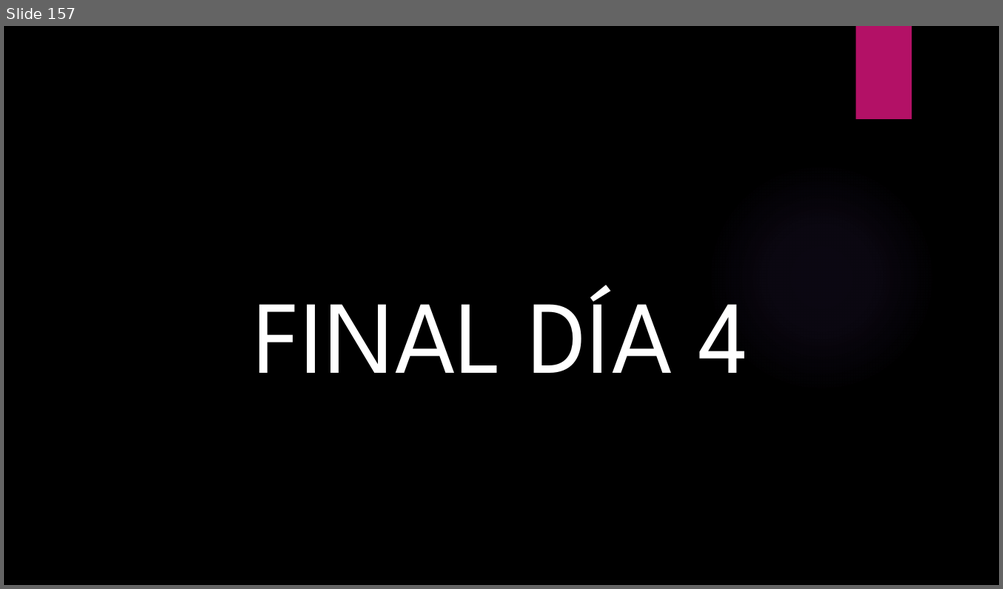
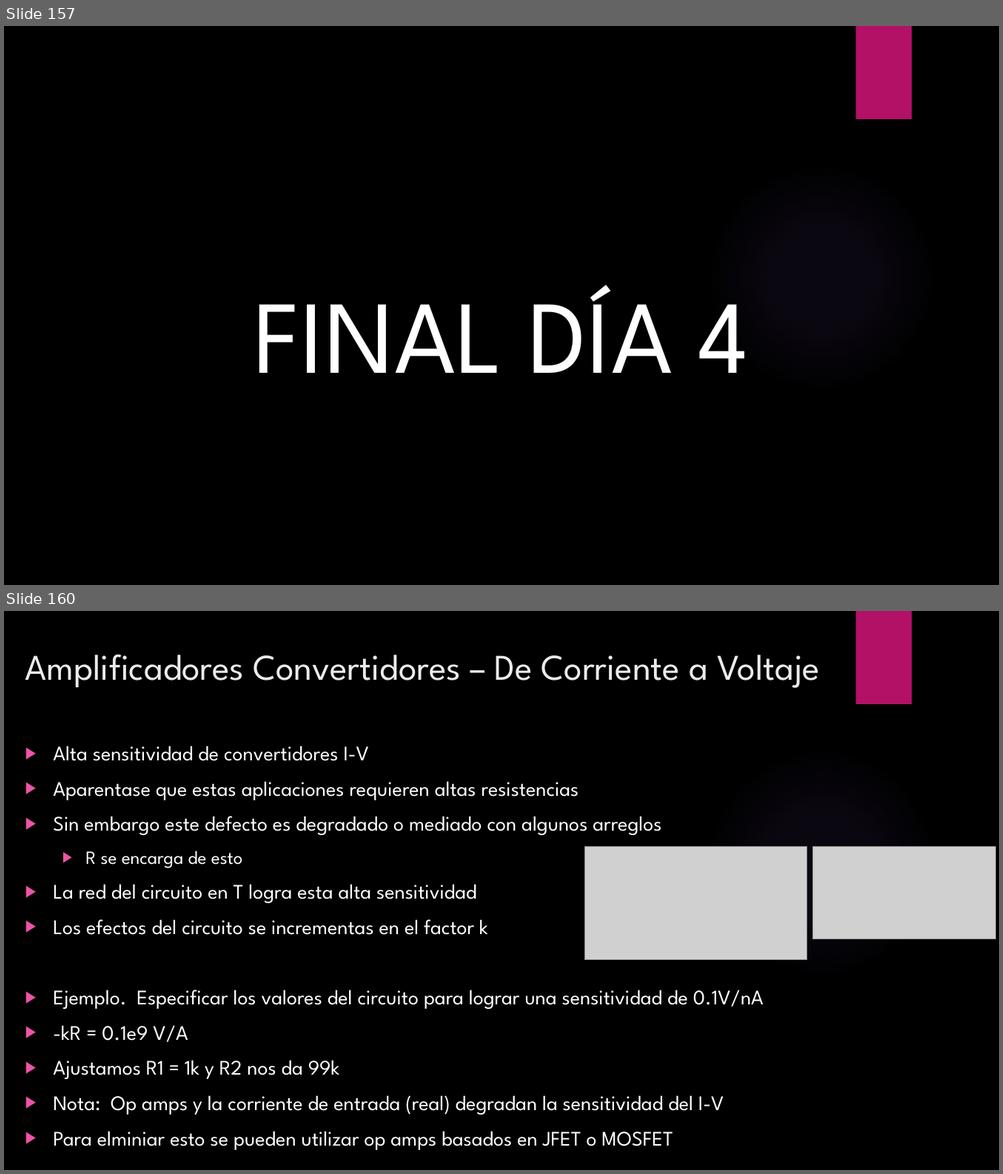
Before and after one commit to ulatinaedupa/ElectronicsII, a slide deck: Presentación/Electronica II.pptx. Shown one above the other, each under a label of ours: slide 157 before the commit, slides 157 and 160 after it; the slides between them are not shown. The pictures are 1003x589 and 1003x1174 pixels, drawn with LibreOffice and Linux fonts; fonts in the diff are those of the drawing; grey boxes stand for pictures; background and template pictures are left out. Boxes give left, top, right and bottom in pixels: in the first picture for what was removed or moved away, otherwise in the second. Text is boxed around its words. In the diff, an @@ line names an element or a change of style, - is before the commit and + after.

```diff
--- a/Presentación/Electronica II.pptx
+++ b/Presentación/Electronica II.pptx
@@ slide 160 added at box(4, 611, 999, 1170), background picture (left out); not listed: 2 template elements that a slide beside it also shows @@
@@ title added at box(25, 654, 819, 688), 35 pt, text #EBEBEB @@
+Amplificadores Convertidores – De Corriente a Voltaje
@@ text added at box(53, 746, 763, 1150), 20 pt, text #FFFFFF @@
+▶ Alta sensitividad de convertidores I-V
+▶ Aparentase que estas aplicaciones requieren altas resistencias
+▶ Sin embargo este defecto es degradado o mediado con algunos arreglos
+  ▶ R se encarga de esto
+▶ La red del circuito en T logra esta alta sensitividad
+▶ Los efectos del circuito se incrementas en el factor k
+▶ Ejemplo. Especificar los valores del circuito para lograr una sensitividad de 0.1V/nA
+▶ -kR = 0.1e9 V/A
+▶ Ajustamos R1 = 1k y R2 nos da 99k
+▶ Nota: Op amps y la corriente de entrada (real) degradan la sensitividad del I-V
+▶ Para elminiar esto se pueden utilizar op amps basados en JFET o MOSFET
@@ picture added at box(584, 847, 807, 961) @@
@@ picture added at box(813, 847, 996, 940) @@
```
Also in this commit, not shown: 23 other slides added, 2 other files.
